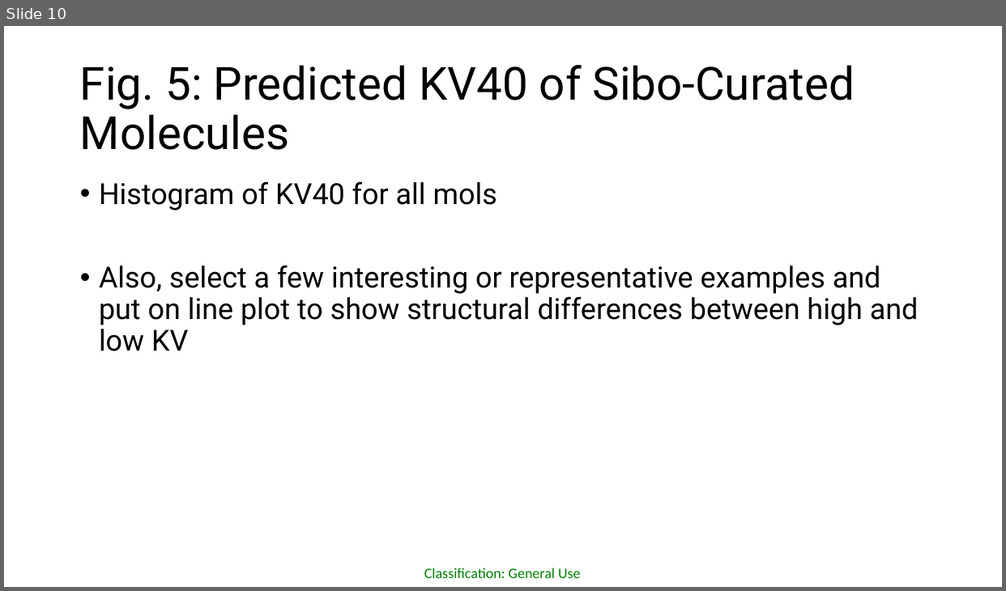
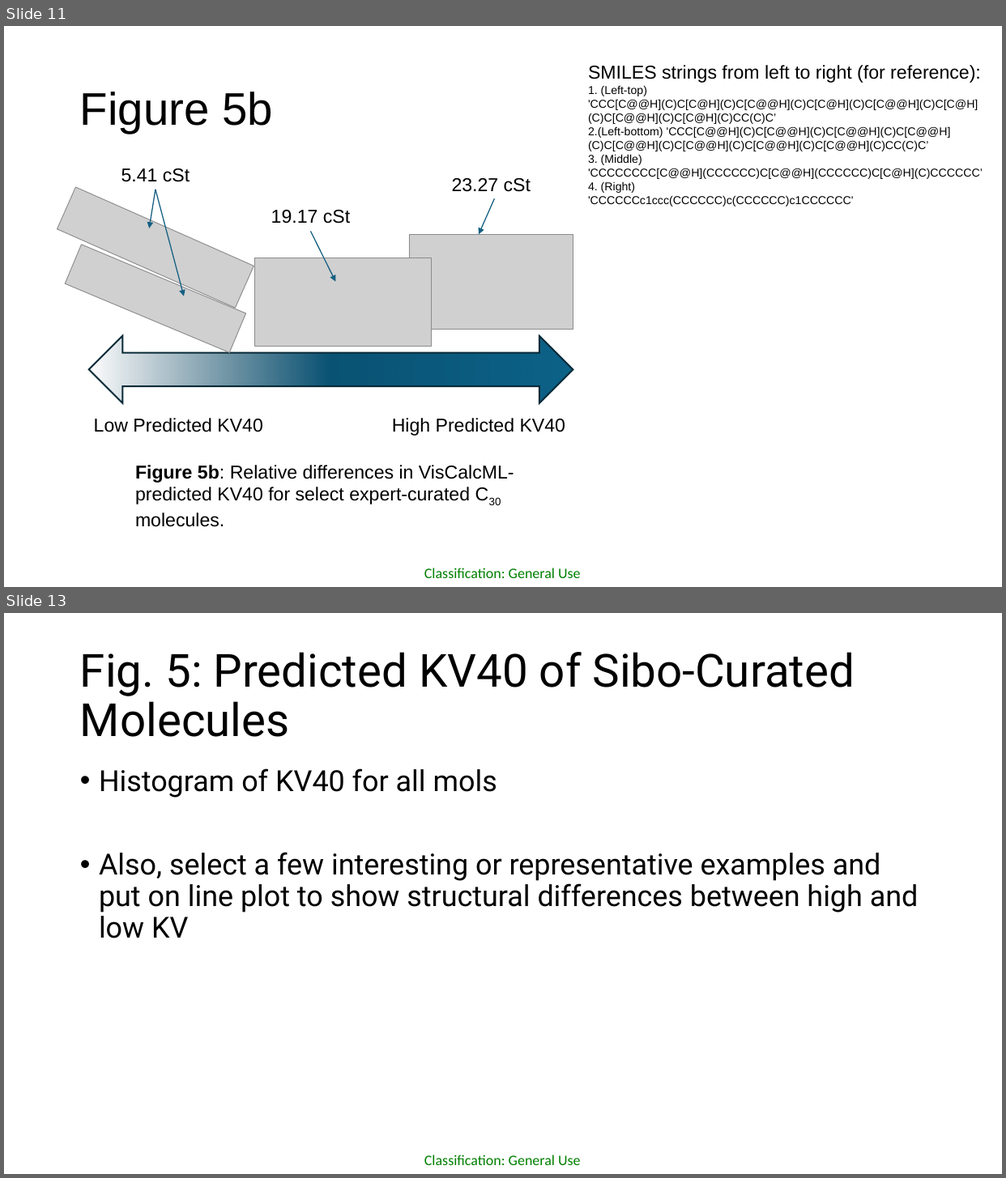
Before and after one commit to sibo/sibo.github.io, a slide deck: Manuscript/VisCalcML Figures.pptx. Shown one above the other, each under a label of ours: slide 10 before the commit, slides 11 and 13 after it; the slides between them are not shown. The pictures are 1006x591 and 1006x1178 pixels, drawn with LibreOffice and Linux fonts; fonts in the diff are those of the drawing; grey boxes stand for pictures. Boxes give left, top, right and bottom in pixels: in the first picture for what was removed or moved away, otherwise in the second. Text is boxed around its words. In the diff, an @@ line names an element or a change of style, - is before the commit and + after.

```diff
--- a/Manuscript/VisCalcML Figures.pptx
+++ b/Manuscript/VisCalcML Figures.pptx
@@ slide 11 added at [4, 26, 1002, 587], background #FFFFFF; not listed: 1 template element that a slide beside it also shows @@
@@ text added at [588, 65, 982, 207], 11 pt, text #000000 @@
+SMILES strings from left to right (for reference):
+1. (Left-top)
+'CCC[C@@H](C)C[C@H](C)C[C@@H](C)C[C@H](C)C[C@@H](C)C[C@H](C)C[C@@H](C)C[C@H](C)CC(C)C’
+2.(Left-bottom) 'CCC[C@@H](C)C[C@@H](C)C[C@@H](C)C[C@@H](C)C[C@@H](C)C[C@@H](C)C[C@@H](C)C[C@@H](C)CC(C)C’
+3. (Middle)
+'CCCCCCCC[C@@H](CCCCCC)C[C@@H](CCCCCC)C[C@H](C)CCCCCC’
+4. (Right)
+'CCCCCCc1ccc(CCCCCC)c(CCCCCC)c1CCCCCC'
@@ title added at [80, 92, 274, 133], 44 pt, text #000000 @@
+Figure 5b
@@ text added at [121, 169, 189, 182], 18 pt, text #000000 @@
+5.41 cSt
@@ picture added at [57, 187, 253, 308] @@
@@ arrow added from (155, 189) to (149, 228), #156082 1 pt @@
@@ arrow added from (155, 189) to (184, 297), #156082 1 pt @@
@@ text added at [452, 178, 530, 192], 18 pt, text #000000 @@
+23.27 cSt
@@ text added at [271, 210, 350, 224], 18 pt, text #000000 @@
+19.17 cSt
@@ arrow added from (494, 199) to (479, 234), #156082 1 pt @@
@@ arrow added from (311, 231) to (335, 282), #156082 1 pt @@
@@ picture added at [409, 235, 573, 329] @@
@@ picture added at [65, 245, 245, 353] @@
@@ picture added at [255, 258, 431, 347] @@
@@ left right arrow added at [88, 336, 573, 403], fill gradient #083B52 to #0B5474 to #0D638A, outline #092A39 1.5 pt @@
@@ text added at [94, 418, 262, 433], 18 pt, text #000000 @@
+Low Predicted KV40
@@ text added at [392, 418, 565, 436], 18 pt, text #000000 @@
+High Predicted KV40
@@ text added at [135, 465, 514, 527], 18 pt, text #000000 @@
+Figure 5b: Relative differences in VisCalcML-predicted KV40 for select expert-curated C30 molecules.
@@ what was slide 10 is now slide 13 @@
```
Also in this commit, not shown: 2 other slides added.
